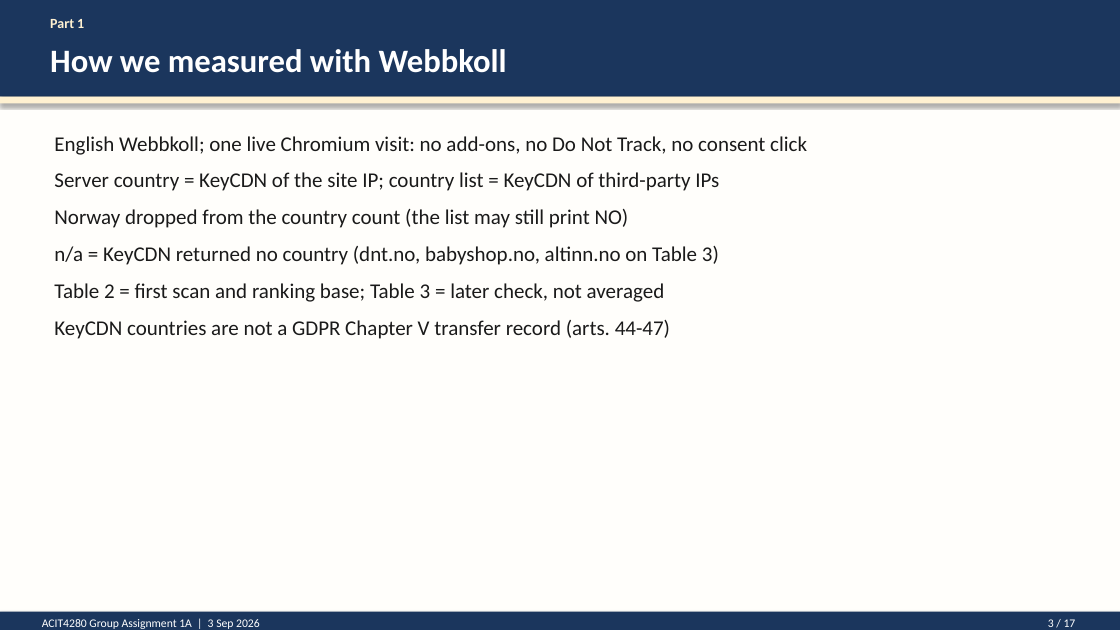
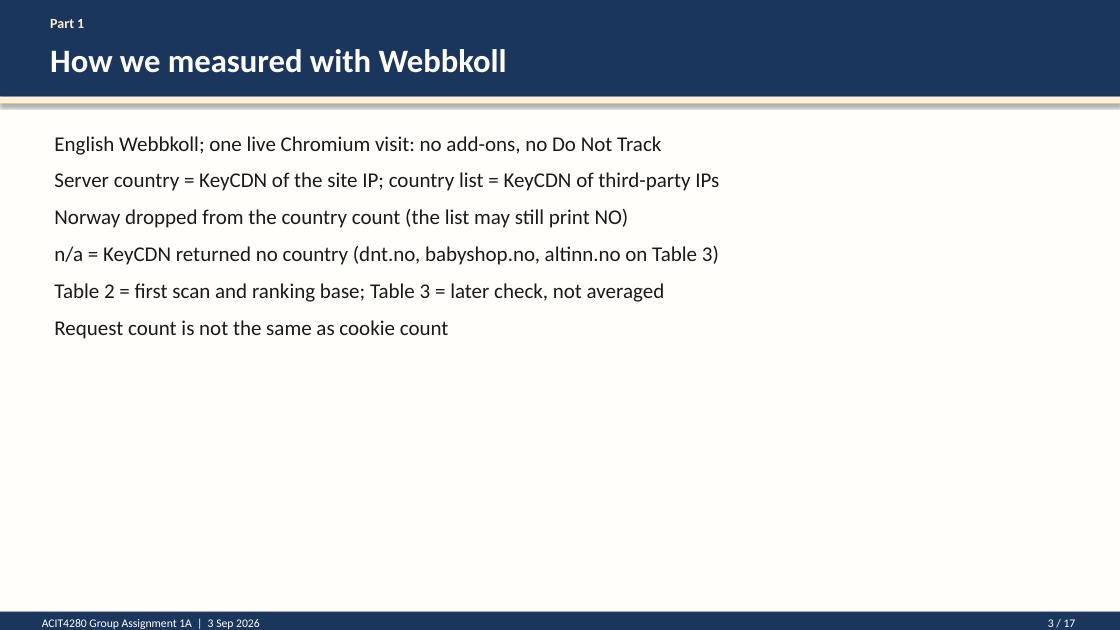
Before and after one commit to kasa031/Bacheloroppgave, a slide deck: slide 3 of ACIT4280_1A_presentation.pptx. Drawn at 1120x630 pixels with LibreOffice and Linux fonts; fonts in the diff are those of the drawing. Boxes give left, top, right and bottom in pixels: in the first picture for what was removed or moved away, otherwise in the second. Text is boxed around its words. In the diff, an @@ line names an element or a change of style, - is before the commit and + after.

```diff
--- a/ACIT4280_1A_presentation.pptx
+++ b/ACIT4280_1A_presentation.pptx
@@ text at box(54, 136, 661, 155): text changed @@
-English Webbkoll; one live Chromium visit: no add-ons, no Do Not Track, no consent click
+English Webbkoll; one live Chromium visit: no add-ons, no Do Not Track
@@ text at box(54, 320, 449, 339): text changed @@
-KeyCDN countries are not a GDPR Chapter V transfer record (arts. 44-47)
+Request count is not the same as cookie count
```
Also in this commit, not shown: 7 other slides changed, 14 other files.
